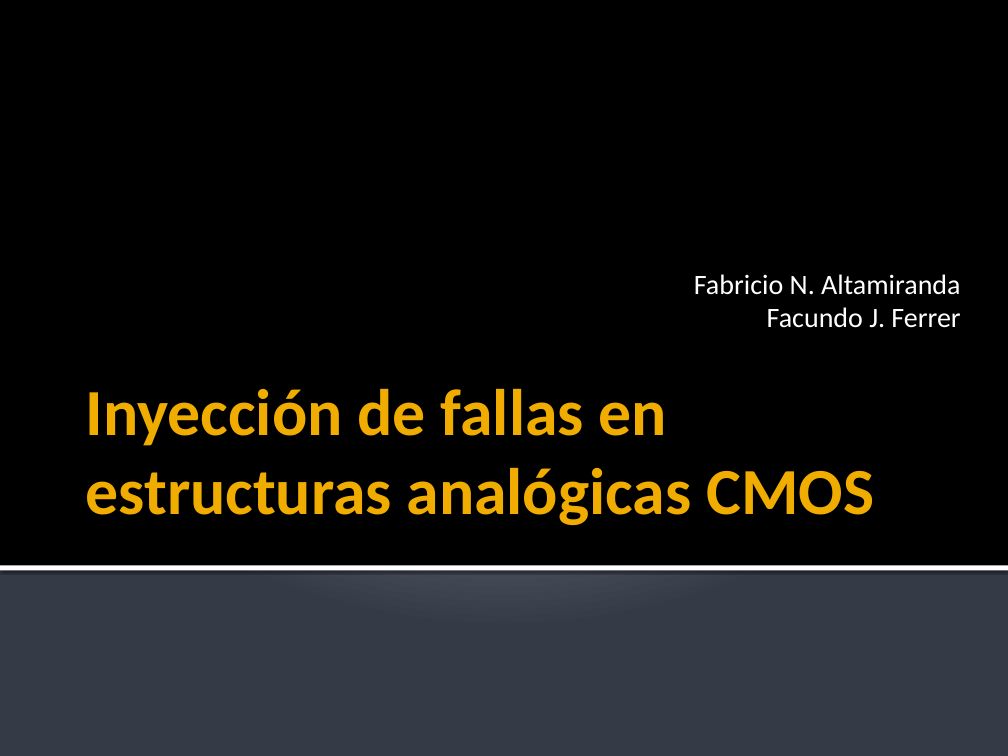
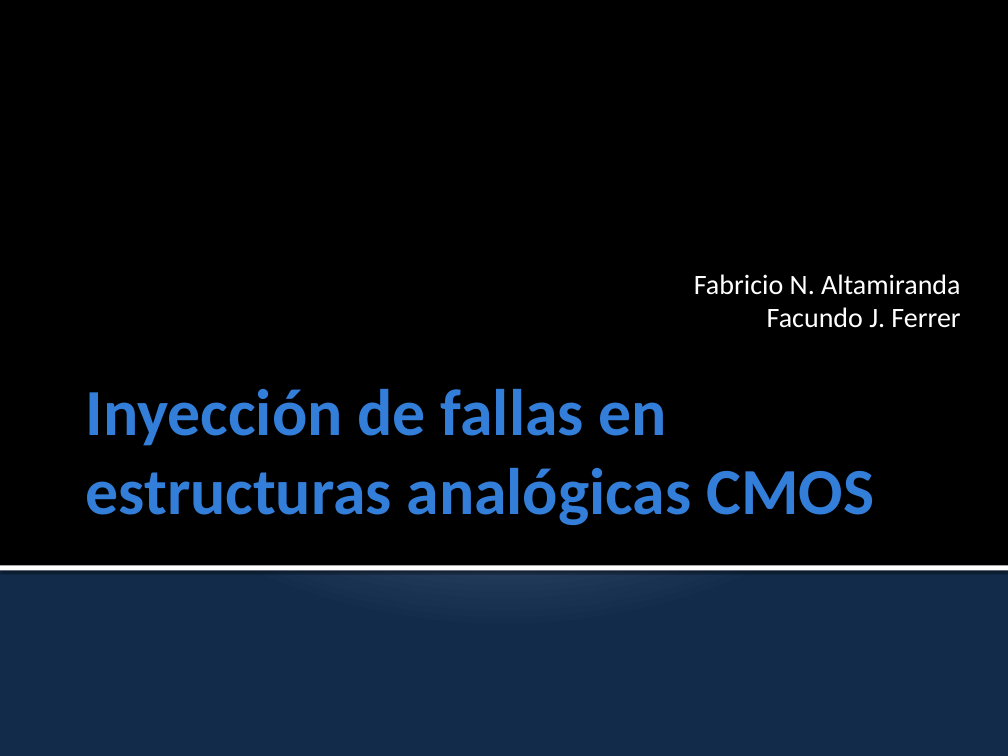
Before and after one commit to ginotkj/fiocs, a slide deck: slide 1 of Documentation/Documentacion/PRESENTACION.pptx. Drawn at 1008x756 pixels with LibreOffice and Linux fonts; fonts in the diff are those of the drawing. Boxes give left, top, right and bottom in pixels: in the first picture for what was removed or moved away, otherwise in the second. Text is boxed around its words. In the diff, an @@ line names an element or a change of style, - is before the commit and + after.

```diff
--- a/Documentation/Documentacion/PRESENTACION.pptx
+++ b/Documentation/Documentacion/PRESENTACION.pptx
@@ background gradient #C1C5D3 to #BFC4D2 to #353B47 to gradient #B3BEDC to #B1BCDB to #122B4A @@
@@ title "Inyección de fallas en estructuras ..." at (86, 389, 874, 525): text colour #F0AD00 to #337ED9 @@
```
Also in this commit, not shown: 14 other slides changed.
